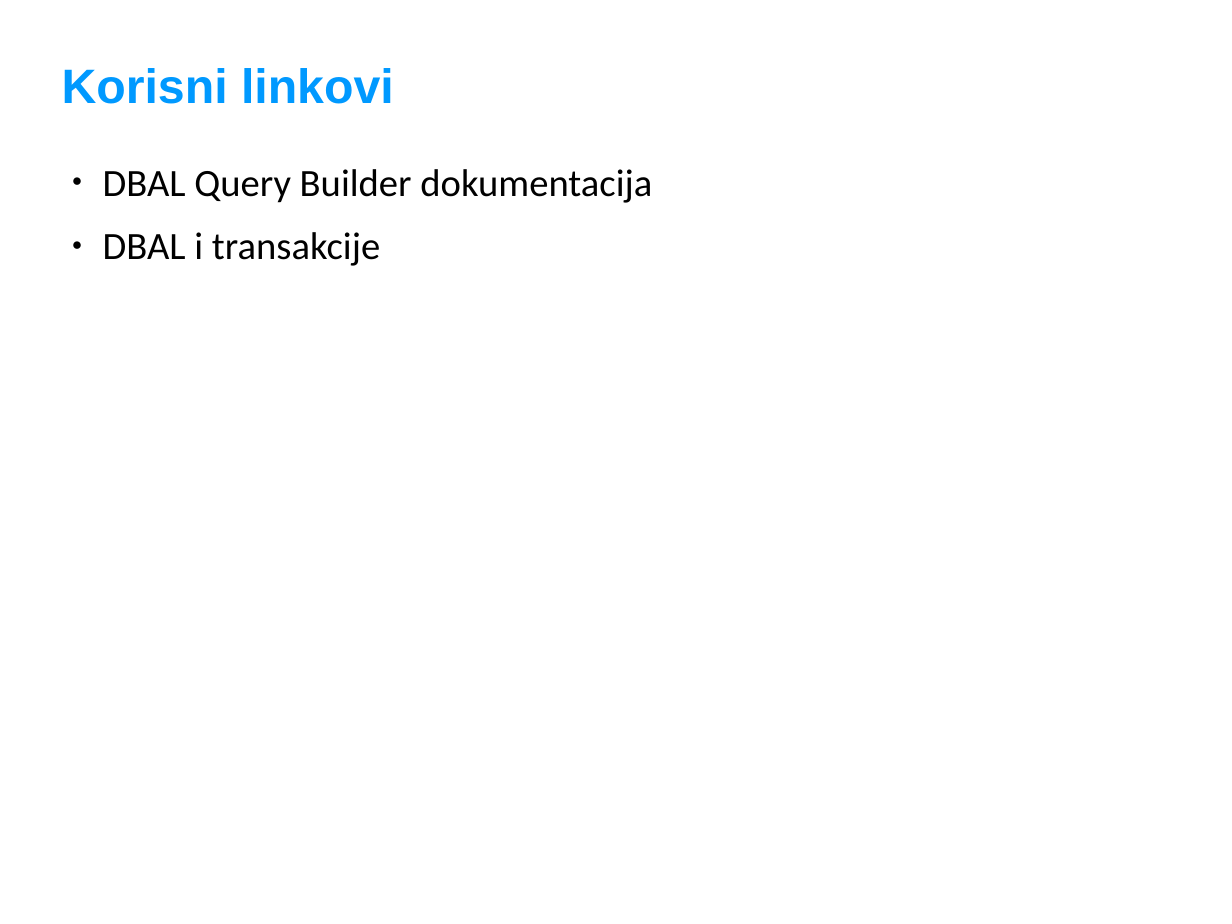
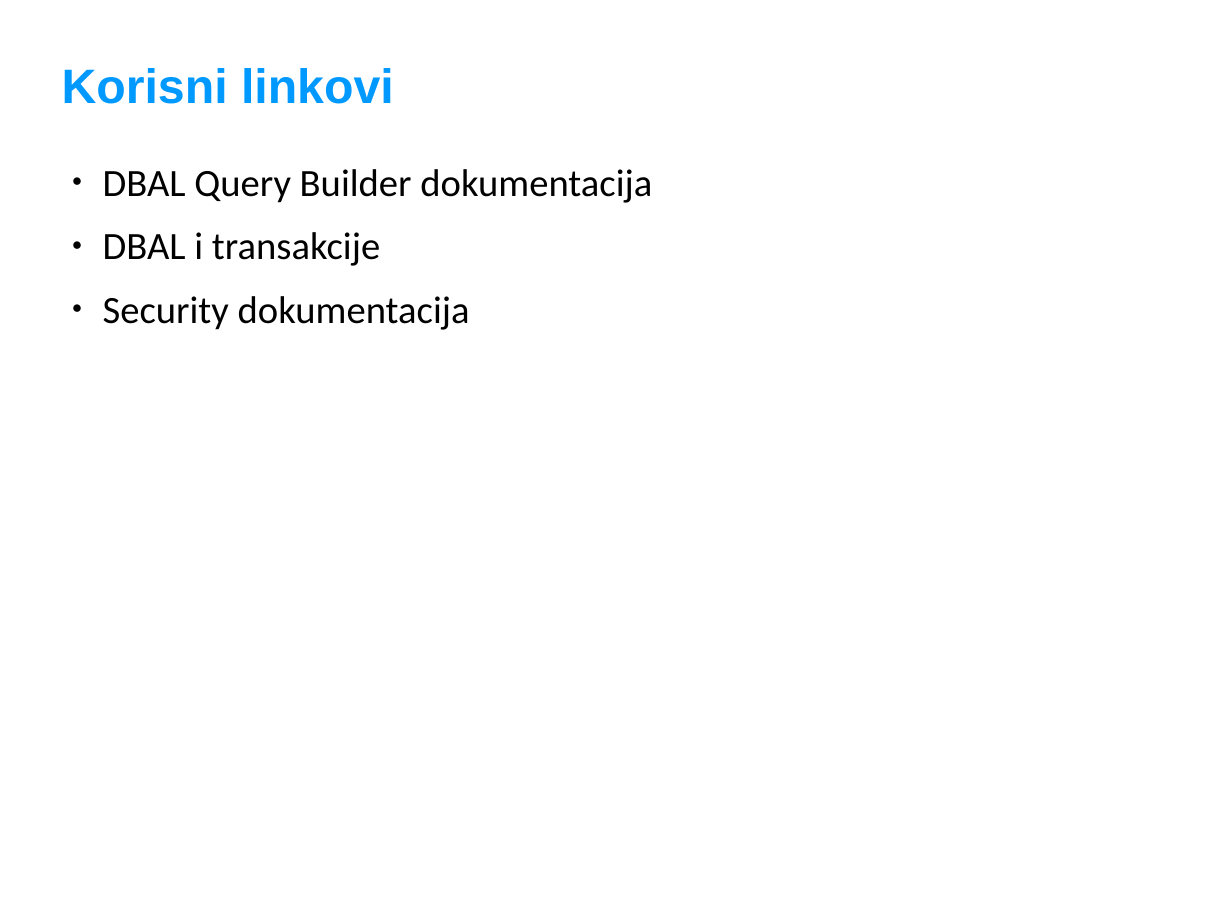
Before and after one commit to adriatichr/php-academy, a slide deck: slide 13 of predavanja/30 Doctrine DBAL.odp. Drawn at 1232x924 pixels with LibreOffice and Linux fonts; fonts in the diff are those of the drawing; background and template pictures are left out. Boxes give left, top, right and bottom in pixels: in the first picture for what was removed or moved away, otherwise in the second. Text is boxed around its words. In the diff, an @@ line names an element or a change of style, - is before the commit and + after.

```diff
--- a/predavanja/30 Doctrine DBAL.odp
+++ b/predavanja/30 Doctrine DBAL.odp
@@ text at [103, 296, 470, 330]: paragraph added @@
+● Security dokumentacija
```
Also in this commit, not shown: 1 other file.
